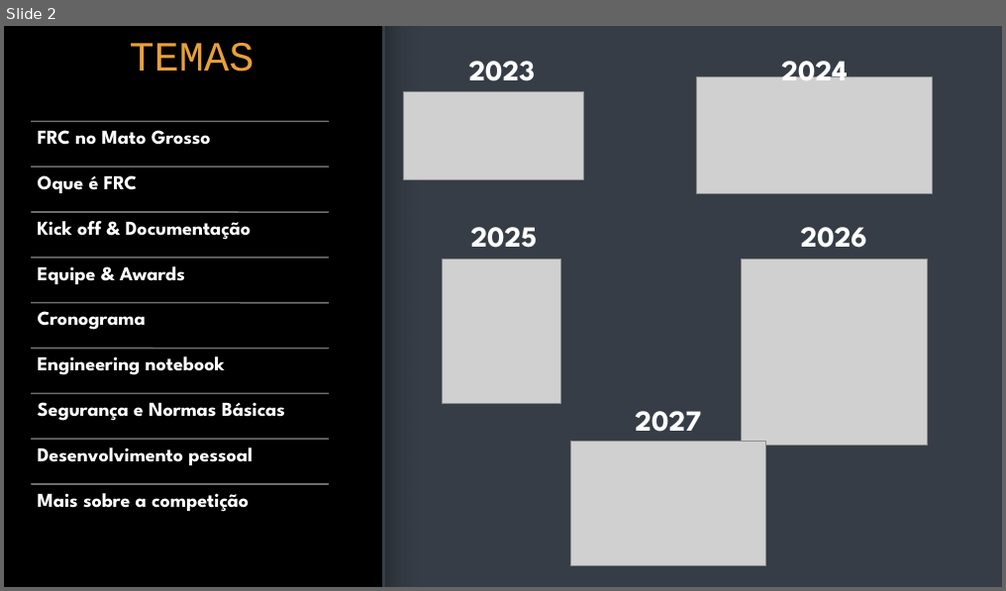
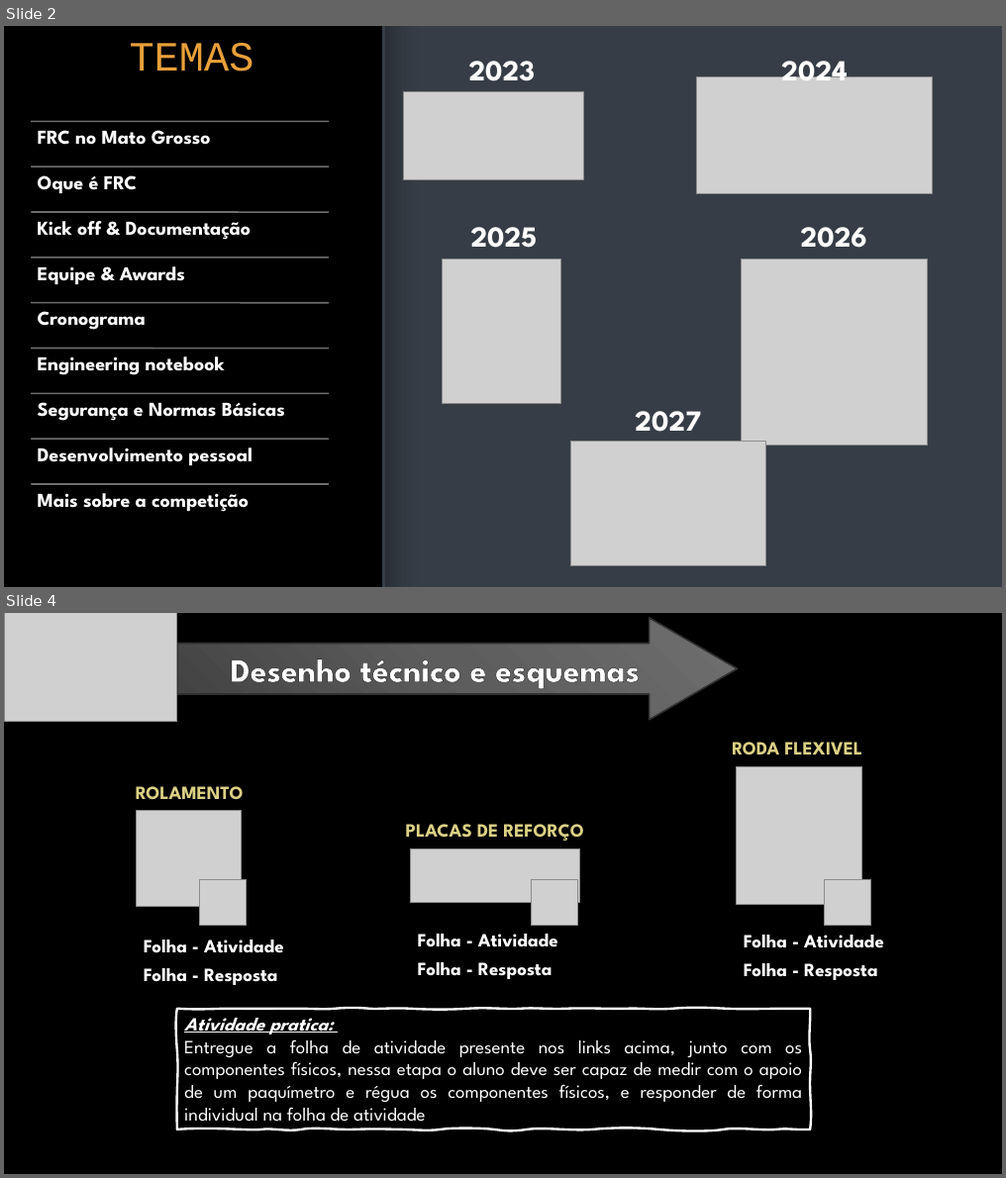
Before and after one commit to FRCMT-Repositories/Curso-2026, a slide deck: Montagem, Instalação e Integração de Sistemas Robóticos/FRC UC2.pptx. Shown one above the other, each under a label of ours: slide 2 before the commit, slides 2 and 4 after it; the slides between them are not shown. The pictures are 1006x591 and 1006x1178 pixels, drawn with LibreOffice and Linux fonts; fonts in the diff are those of the drawing; grey boxes stand for pictures; background and template pictures are left out. Boxes give left, top, right and bottom in pixels: in the first picture for what was removed or moved away, otherwise in the second. Text is boxed around its words. In the diff, an @@ line names an element or a change of style, - is before the commit and + after.

```diff
--- a/Montagem, Instalação e Integração de Sistemas Robóticos/FRC UC2.pptx
+++ b/Montagem, Instalação e Integração de Sistemas Robóticos/FRC UC2.pptx
@@ slide 4 added at [4,613,1002,1174], background picture (left out) @@
@@ picture added at [4,613,177,722] @@
@@ right arrow added at [177,618,738,719], fill gradient #424242 to #5E5E5E to #6F6F6F, outline #313131 1.5 pt, 32 pt, text #FFFFFF, bold @@
+Desenho técnico e esquemas
@@ text added at [732,742,862,755], 18 pt, text #DCD084, bold @@
+RODA FLEXIVEL
@@ text added at [136,786,244,799], 18 pt, text #DCD084, bold @@
+ROLAMENTO
@@ picture added at [737,767,862,904] @@
@@ picture added at [136,811,241,906] @@
@@ text added at [406,824,584,841], 18 pt, text #DCD084, bold @@
+PLACAS DE REFORÇO
@@ picture added at [411,849,580,903] @@
@@ picture added at [200,879,247,926] @@
@@ picture added at [532,879,578,926] @@
@@ picture added at [825,879,871,926] @@
@@ text added at [418,934,558,948], 18 pt, text #FFFFFF, bold @@
+Folha - Atividade
@@ text added at [744,935,884,949], 18 pt, text #FFFFFF, bold @@
+Folha - Atividade
@@ text added at [144,940,284,954], 18 pt, text #FFFFFF, bold @@
+Folha - Atividade
@@ text added at [144,968,278,985], 18 pt, text #FFFFFF, bold @@
+Folha - Resposta
@@ text added at [418,962,552,979], 18 pt, text #FFFFFF, bold @@
+Folha - Resposta
@@ text added at [744,963,878,980], 18 pt, text #FFFFFF, bold @@
+Folha - Resposta
@@ freeform shape added at [177,1009,810,1131], outline #FFFFFF 2.25 pt, 18 pt, text #FFFFFF @@
+Atividade pratica:
+Entregue a folha de atividade presente nos links acima, junto com os componentes físicos, nessa etapa o aluno deve ser capaz de medir com o apoio de um paquímetro e régua os componentes físicos, e responder de forma individual na folha de atividade
```
Also in this commit, not shown: 2 other slides added, 1 slide removed, 2 other files.
